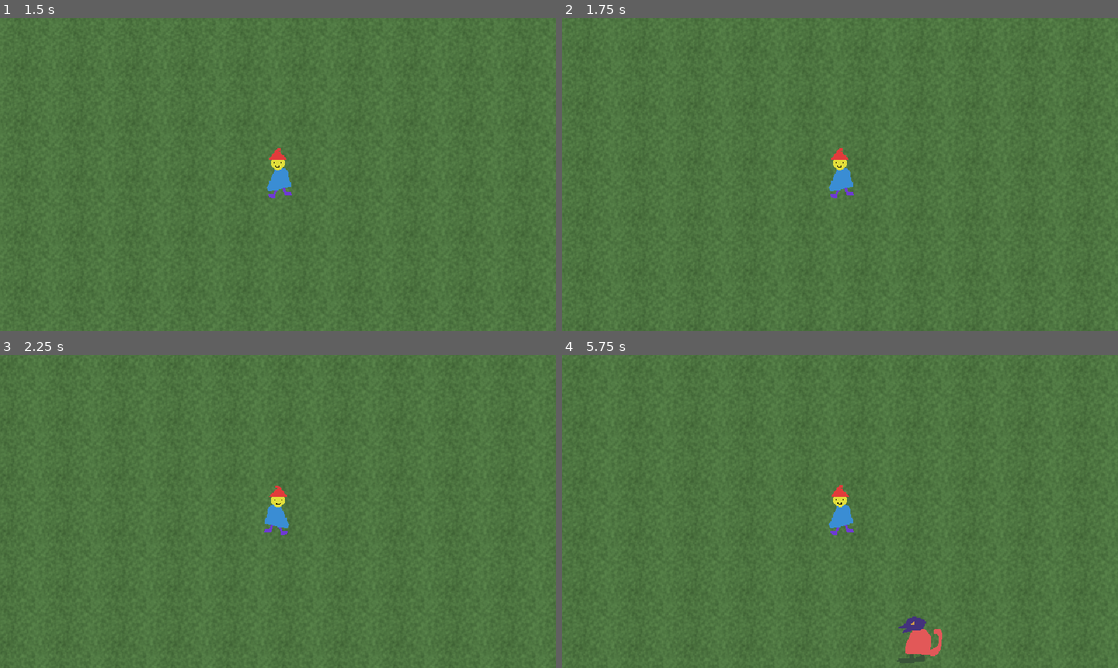
Above: before the commit, frames 1-4 (two rows, left to right).
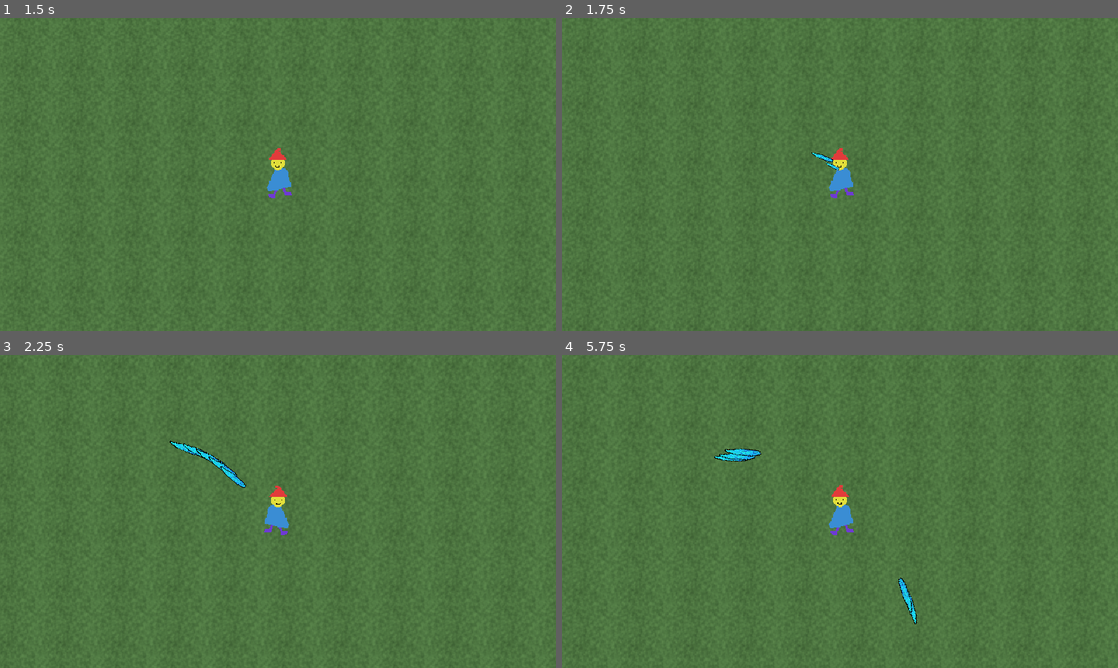
Above: after the commit, the same moments.

Repository: strigoaraneo/survivors-clone
Game: Godot game, scene res://World/world.tscn
Same seed, same stepped clock (60 frames per second), same inputs: the game is played once before the commit and once after it.
Inputs:
- Up to frame 1 (1.5 s): tap Enter at 0.5 s; hold D (move_right) 0.53-1.28 s; hold S (move_down) from 1.28 s (still down)
- Up to frame 2 (1.75 s): keep holding S (move_down)
- Up to frame 3 (2.25 s): release S (move_down) at 2.03 s; hold D (move_right) from 2.03 s (still down)
- Up to frame 4 (5.75 s): release D (move_right) at 2.78 s; hold W (move_up) 2.78-3.53 s; hold A (move_left) 3.53-5.03 s; hold S (move_down) from 5.03 s (still down)

Frame 1 is identical in both runs. In frame 2, less than 0.1% of the frame differs, in the area x 44-50%, y 42-49%; in frame 3, 0.3%; in frame 4, 1.0%, in the area x 27-69%, y 29-99%.

Commit message:
Add 'ice spear' attack Finished part 6 of the video series.

Diff:
--- a/Enemy/enemy.tscn
+++ b/Enemy/enemy.tscn
@@ -54,6 +54,7 @@
 size = Vector2(28, 33)
 
 [node name="EnemyKoboldWeak" type="CharacterBody2D"]
+collision_layer = 5
 motion_mode = 1
 script = ExtResource("1_4uphc")
 
--- /dev/null
+++ b/Player/Attack/ice_spear.gd
@@ -0,0 +1,43 @@
+extends Area2D
+
+var level: int = 1
+var hp: int = 1
+var speed: int = 50
+var damage: int = 5
+var knockback_amount: int = 100
+var attack_size: float = 1.0
+var target: Vector2 = Vector2.ZERO
+var target_direction: Vector2 = Vector2.ZERO
+
+@onready var player: CharacterBody2D = get_tree().get_first_node_in_group("player")
+
+func _ready() -> void:
+	target_direction = global_position.direction_to(target)
+	rotation = target_direction.angle() + deg_to_rad(135)
+
+	match level:
+		1:
+			hp = 1
+			speed = 150
+			damage = 5
+			knockback_amount = 100
+			attack_size = 1.0
+
+	var scale_tween = create_tween()
+	scale_tween.tween_property(self, "scale", Vector2(1, 1) * attack_size, 1) \
+		.set_trans(Tween.TRANS_QUINT) \
+		.set_ease(Tween.EASE_OUT)
+	scale_tween.play()
+
+
+func _physics_process(delta: float) -> void:
+	position += target_direction * speed * delta
+
+
+func enemy_hit(charge: int = 1):
+	hp -= charge
+	if hp <= 0: queue_free()
+
+
+func _on_timer_timeout() -> void:
+	queue_free()
--- /dev/null
+++ b/Player/Attack/ice_spear.tscn
@@ -0,0 +1,37 @@
+[gd_scene load_steps=5 format=3 uid="uid://bqa23o1p6ff3l"]
+
+[ext_resource type="Script" path="res://Player/Attack/ice_spear.gd" id="1_gxs6j"]
+[ext_resource type="Texture2D" uid="uid://cln4xajgxq3in" path="res://Textures/Effects/ice_spear.png" id="1_heprn"]
+[ext_resource type="AudioStream" uid="uid://cpb2rs6efmm5n" path="res://Audio/Sound Effects/ice_spear.wav" id="3_xcpba"]
+
+[sub_resource type="RectangleShape2D" id="RectangleShape2D_pjw7f"]
+size = Vector2(8.48528, 41.0122)
+
+[node name="IceSpear" type="Area2D" groups=["attack"]]
+top_level = true
+scale = Vector2(0.1, 0.1)
+collision_layer = 4
+collision_mask = 0
+script = ExtResource("1_gxs6j")
+
+[node name="Sprite2D" type="Sprite2D" parent="."]
+texture = ExtResource("1_heprn")
+
+[node name="CollisionShape2D" type="CollisionShape2D" parent="."]
+position = Vector2(0.5, 1.5)
+rotation = -0.785398
+scale = Vector2(1, 1)
+shape = SubResource("RectangleShape2D_pjw7f")
+
+[node name="Timer" type="Timer" parent="."]
+wait_time = 10.0
+one_shot = true
+autostart = true
+
+[node name="AudioStreamPlayer" type="AudioStreamPlayer" parent="."]
+stream = ExtResource("3_xcpba")
+volume_db = -5.0
+pitch_scale = 3.0
+autoplay = true
+
+[connection signal="timeout" from="Timer" to="." method="_on_timer_timeout"]
--- a/Player/player.gd
+++ b/Player/player.gd
@@ -3,13 +3,35 @@
 var movement_speed: float = 80.0
 var hp: int = 80
 
+# Attacks
+var ice_spear := preload("res://Player/Attack/ice_spear.tscn")
+
+# Attack nodes
+@onready var ice_spear_timer: Timer = get_node("%IceSpearTimer")
+@onready var ice_spear_burst_timer: Timer = get_node("%IceSpearBurstTimer")
+
+# Ice Spear
+var ice_spear_ammo: int = 0
+var ice_spear_base_ammo: int = 5
+var ice_spear_attack_speed: float = 1.5
+var ice_spear_level: int = 1
+
+# Enemy
+var enemies_nearby: Array[CharacterBody2D]
+
+
 @onready var player_sprite: Sprite2D = $Sprite2D
 @onready var walk_timer: Timer = %WalkTimer
 
-func _physics_process(delta: float) -> void:
+func _ready() -> void:
+	attack()
+
+
+func _physics_process(_delta: float) -> void:
 	movement()
 
-func movement():
+
+func movement() -> void:
 	var move_dir = Input.get_vector("move_left", "move_right", "move_up", "move_down")
 	velocity = move_dir.normalized() * movement_speed
 
@@ -29,6 +51,50 @@
 	move_and_slide()
 
 
+func attack() -> void:
+	if ice_spear_level > 0:
+		ice_spear_timer.wait_time = ice_spear_attack_speed
+		if ice_spear_timer.is_stopped():
+			ice_spear_timer.start()
+
+
 func _on_hurtbox_hurt(damage:Variant) -> void:
 	hp -= damage
 	print("Took damage, hp: ", hp)
+
+
+func _on_ice_spear_timer_timeout() -> void:
+	ice_spear_ammo += ice_spear_base_ammo
+	ice_spear_burst_timer.start()
+
+
+func _on_ice_spear_attack_timer_timeout() -> void:
+	if ice_spear_ammo > 0:
+		var ice_spear_instance = ice_spear.instantiate()
+		# This only works because the ice_spears are set to 'top level' priority.
+		ice_spear_instance.position = position
+		ice_spear_instance.target = get_random_target()
+		ice_spear_instance.level = ice_spear_level
+		add_child(ice_spear_instance)
+
+		ice_spear_ammo -= 1
+		if ice_spear_ammo > 0:
+			ice_spear_burst_timer.start()
+		else:
+			ice_spear_burst_timer.stop()
+
+func get_random_target() -> Vector2:
+	if enemies_nearby.size() > 0:
+		return enemies_nearby.pick_random().global_position
+	else:
+		return Vector2.UP
+
+
+func _on_enemy_detection_area_2d_body_entered(body:Node2D) -> void:
+	if not enemies_nearby.has(body):
+		enemies_nearby.append(body)
+
+
+func _on_enemy_detection_area_2d_body_exited(body:Node2D) -> void:
+	if enemies_nearby.has(body):
+		enemies_nearby.erase(body)
--- a/Player/player.tscn
+++ b/Player/player.tscn
@@ -10,6 +10,9 @@
 
 [sub_resource type="RectangleShape2D" id="RectangleShape2D_gbv8b"]
 size = Vector2(18, 36)
+
+[sub_resource type="CircleShape2D" id="CircleShape2D_7ymvk"]
+radius = 370.0
 
 [node name="Player" type="CharacterBody2D" groups=["player"]]
 motion_mode = 1
@@ -38,6 +41,28 @@
 position = Vector2(1, -2)
 shape = SubResource("RectangleShape2D_gbv8b")
 
+[node name="Attack" type="Node2D" parent="."]
+
+[node name="IceSpearTimer" type="Timer" parent="Attack"]
+unique_name_in_owner = true
+wait_time = 1.5
+
+[node name="IceSpearBurstTimer" type="Timer" parent="Attack"]
+unique_name_in_owner = true
+wait_time = 0.075
+
+[node name="EnemyDetectionArea2D" type="Area2D" parent="."]
+collision_layer = 0
+collision_mask = 4
+monitorable = false
+
+[node name="CollisionShape2D" type="CollisionShape2D" parent="EnemyDetectionArea2D"]
+shape = SubResource("CircleShape2D_7ymvk")
+
 [connection signal="hurt" from="Hurtbox" to="." method="_on_hurtbox_hurt"]
+[connection signal="timeout" from="Attack/IceSpearTimer" to="." method="_on_ice_spear_timer_timeout"]
+[connection signal="timeout" from="Attack/IceSpearBurstTimer" to="." method="_on_ice_spear_attack_timer_timeout"]
+[connection signal="body_entered" from="EnemyDetectionArea2D" to="." method="_on_enemy_detection_area_2d_body_entered"]
+[connection signal="body_exited" from="EnemyDetectionArea2D" to="." method="_on_enemy_detection_area_2d_body_exited"]
 
 [editable path="Hurtbox"]
--- a/Utility/hurtbox.gd
+++ b/Utility/hurtbox.gd
@@ -23,6 +23,8 @@
 
 			var damage: int = area.damage
 			emit_signal("hurt", damage)
+			if area.has_method("enemy_hit"):
+				area.enemy_hit(1)
 
 
 func _on_disable_timer_timeout() -> void:
--- a/World/EnemySpawner.gd
+++ b/World/EnemySpawner.gd
@@ -17,7 +17,7 @@
 			s.spawn_delay_counter += 1
 		else:
 			s.spawn_delay_counter = 0
-			var new_enemy = load(str(s.enemy.resource_path))
+			var new_enemy = s.enemy
 
 			for i in s.enemy_num:
 				var new_enemy_instance = new_enemy.instantiate()
Not shown, added: Audio/Sound Effects/ice_spear.wav.import
Not shown: 1 places in Player/player.tscn that only renumber resources
Binary file added: Textures/Effects/ice_spear.png
Not shown, added: Textures/Effects/ice_spear.png.import
Not shown, added: Audio/Sound Effects/ice_spear.wav
